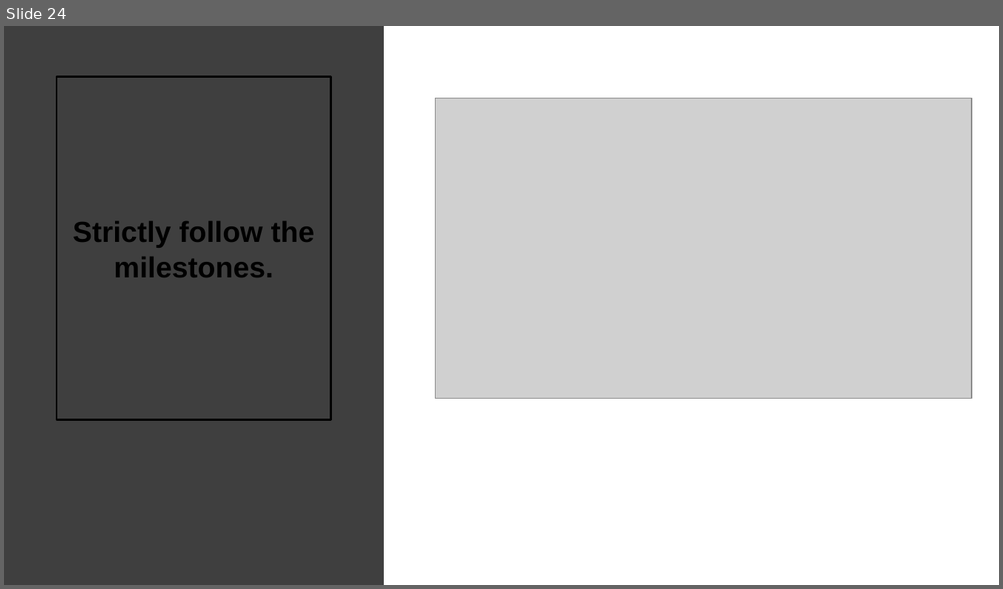
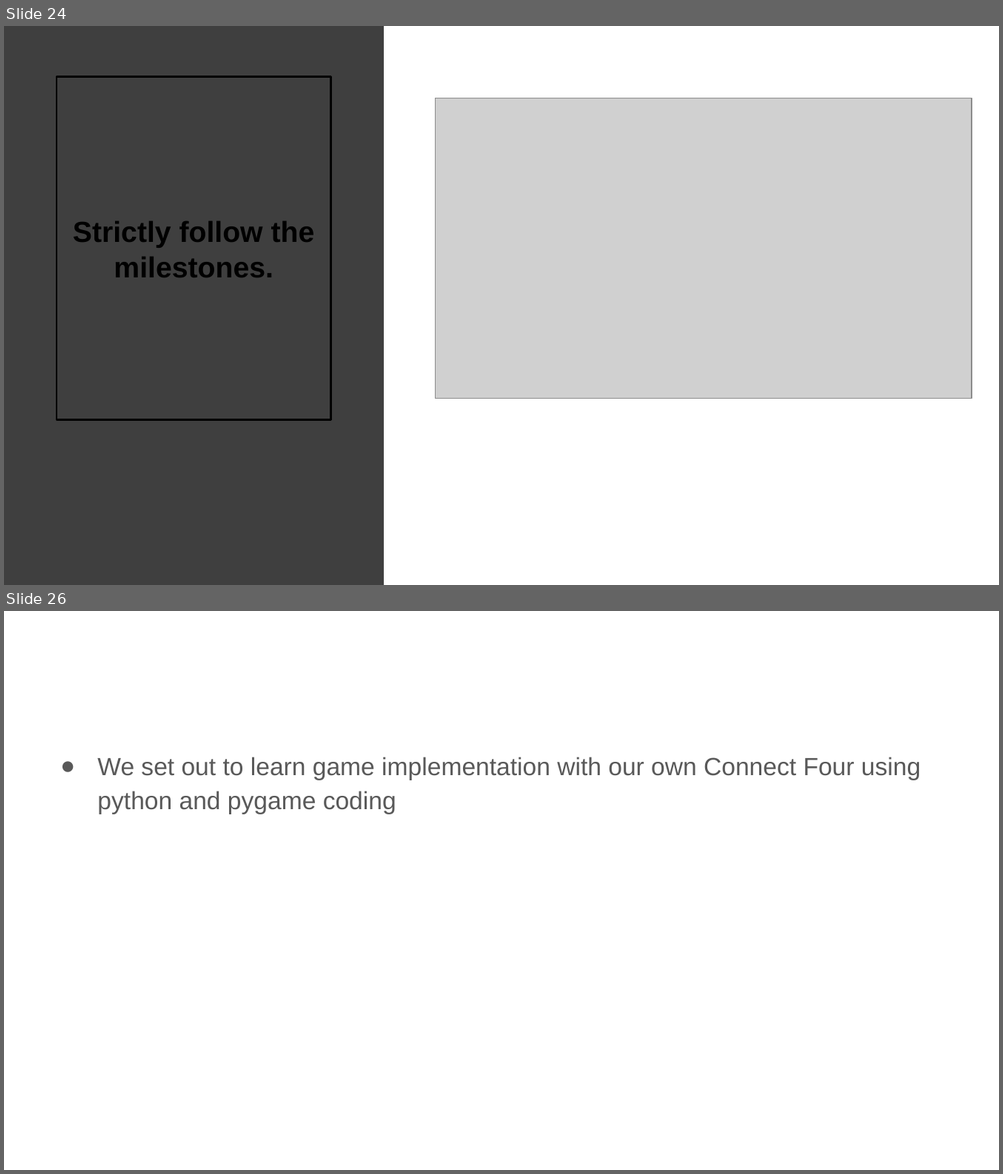
Before and after one commit to yangyaoi/Connect-Four-Project, a slide deck: Documents/Final Presentation/Final incomplete.pptx. Shown one above the other, each under a label of ours: slide 24 before the commit, slides 24 and 26 after it; the slides between them are not shown. The pictures are 1003x589 and 1003x1174 pixels, drawn with LibreOffice and Linux fonts; fonts in the diff are those of the drawing; grey boxes stand for pictures. Boxes give left, top, right and bottom in pixels: in the first picture for what was removed or moved away, otherwise in the second. Text is boxed around its words. In the diff, an @@ line names an element or a change of style, - is before the commit and + after.

```diff
--- a/Documents/Final Presentation/Final incomplete.pptx
+++ b/Documents/Final Presentation/Final incomplete.pptx
@@ slide 26 added at [4,611,999,1170], background #FFFFFF @@
@@ text added at [97,757,920,814], 18 pt, text #595959 @@
+● We set out to learn game implementation with our own Connect Four using python and pygame coding
```
Also in this commit, not shown: 7 slides changed, 1 other slide added.
